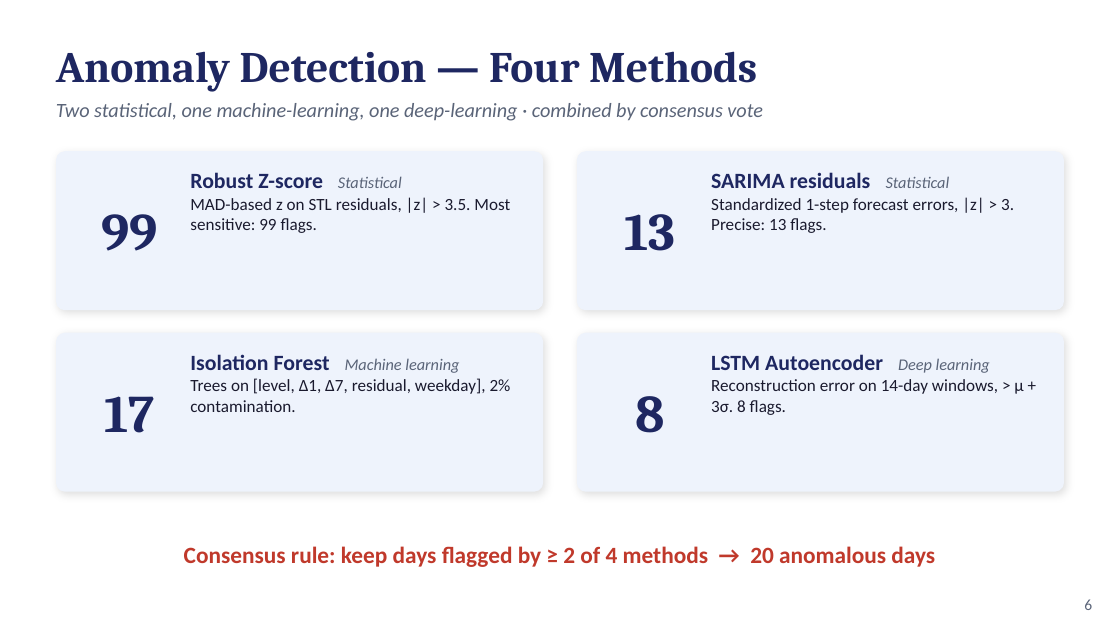
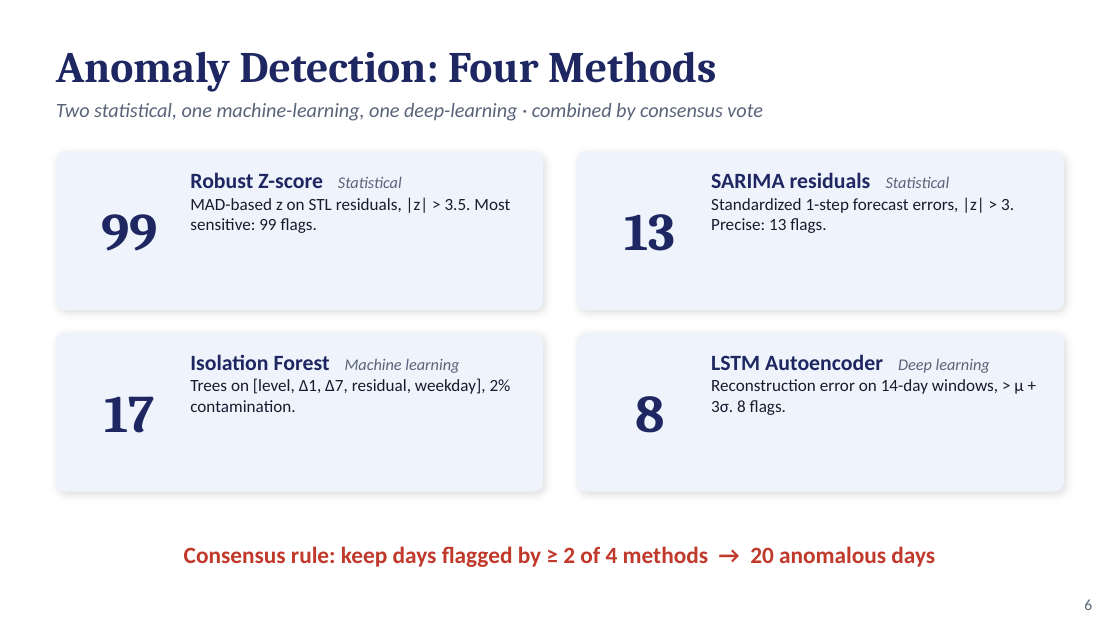
Before and after one commit to AyZee100/web-traffic-forecasting, a slide deck: slide 6 of slides.pptx. Drawn at 1120x630 pixels with LibreOffice and Linux fonts; fonts in the diff are those of the drawing. Boxes give left, top, right and bottom in pixels: in the first picture for what was removed or moved away, otherwise in the second. Text is boxed around its words. In the diff, an @@ line names an element or a change of style, - is before the commit and + after.

```diff
--- a/slides.pptx
+++ b/slides.pptx
@@ text at (x1=56, y1=51, x2=716, y2=92): text changed @@
-Anomaly Detection — Four Methods
+Anomaly Detection: Four Methods
```
Also in this commit, not shown: 8 other slides changed, 1 slide added, 1 slide removed.
